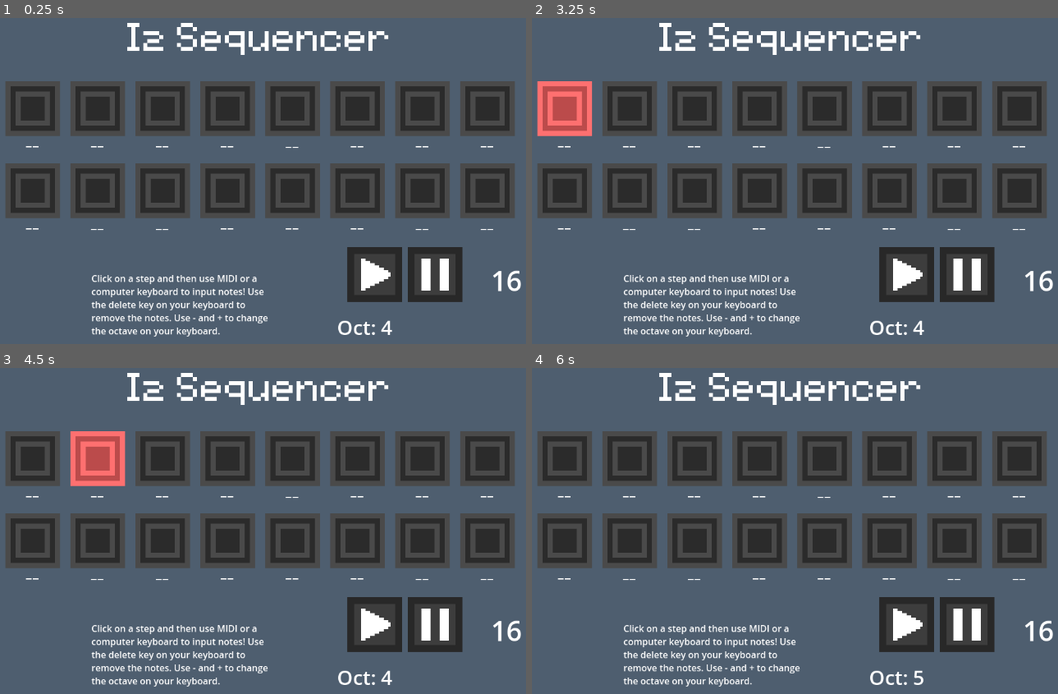
Above: before the commit, frames 1-4 (two rows, left to right).
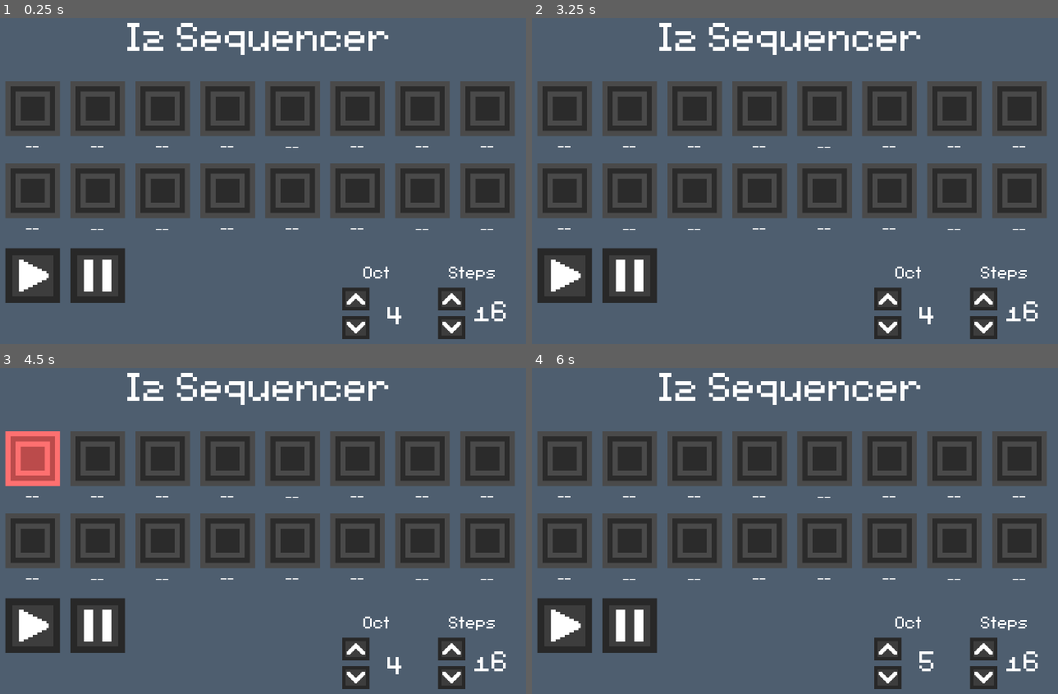
Above: after the commit, the same moments.

Repository: kibbthefox/I2-Sequencer
Game: Godot game, scene res://node_2d.tscn
The game is run twice, just before and just after one commit, with the same random seed, the same clock (stepped at 60 frames per second) and the same inputs.
Inputs (mouse positions are in pixels of both pictures, inside the frame that each line leads up to; where the layout moved, square brackets give the same spot in the first picture):
- Up to frame 1 (0.25 s): no input
- Up to frame 2 (3.25 s): click (984, 327) at 0.52 s; click (984, 298) at 1.27 s; click (889, 327) at 2.02 s; click (889, 298) at 2.77 s
- Up to frame 3 (4.5 s): click (31, 625) [373, 625] at 3.5 s; click (31, 625) [373, 625] at 4.25 s
- Up to frame 4 (6 s): click (631, 625) [968, 625] at 5 s; tap A at 5.75 s; move the mouse to (1042, 632) at 5.77 s; hold Right from 5.78 s (still down); tap = (+) at 5.85 s; click (1042, 632) at 5.92 s

The runs differ from the first frame. In frame 1, 9.8% of the frame differs, in the area x 0-100%, y 70-99%; in frame 2, 12%; in frame 3, 13%, in the area x 0-100%, y 19-99%; in frame 4, 9.8%.

Commit message:
Step + Octave UI update
Made increasing/descreasing the octave and step count easier and more visual.

Diff:
--- a/Project/Stepammount.gd
+++ b/Project/Stepammount.gd
@@ -1,29 +1,15 @@
 extends RichTextLabel
 
-var mouseorigin
-var mousepos
-var distancesqr:float
-var clickhelper = 1
-var currentnumb = 16
 
 func _process(_delta: float) -> void:
-	if Input.is_action_just_pressed("leftclick") == true:
-		mouseorigin = get_global_mouse_position()
-	distancesqr = get_global_mouse_position().distance_squared_to($".".global_position)
-	if distancesqr < 4000 * clickhelper and Input.is_action_pressed("leftclick") == true:
-		clicked()
-	if Input.is_action_just_released("leftclick") == true:
-		clickhelper = 1
-		currentnumb = int($".".text)
-		GlobalVariable.stepamount = int($".".text)
+	GlobalVariable.stepamount = int($".".text)
 
-func clicked():
-	mousepos = get_global_mouse_position()
-	clickhelper = 100000000
-	if (currentnumb + int((mouseorigin[1] - mousepos[1]) /20)) < 17 and \
-	(currentnumb + int((mouseorigin[1] - mousepos[1]) /20)) > 3:
-		$".".text = str(currentnumb + int((mouseorigin[1] - mousepos[1]) /20))
-	elif (currentnumb + int((mouseorigin[1] - mousepos[1]) /20)) > 10:
-		$".".text = "16"
-	else:
-		$".".text = "4"
+
+func _on_stepsdown_pressed() -> void:
+	if int($".".text) > 4:
+		$".".text = str(int($".".text) - 1)
+
+
+func _on_stepsup_pressed() -> void:
+	if int($".".text) < 16:
+		$".".text = str(int($".".text) + 1)
--- a/Project/node_2d.tscn
+++ b/Project/node_2d.tscn
@@ -7,14 +7,18 @@
 [ext_resource type="Script" uid="uid://dreco3m5753s3" path="res://oct_display.gd" id="4_4d7sh"]
 [ext_resource type="Script" uid="uid://csuxnrqglnmef" path="res://Stepammount.gd" id="5_nr8wp"]
 [ext_resource type="Texture2D" uid="uid://cfvxh4emh1nk0" path="res://Assets/playpause/playing.png" id="6_0h7mo"]
+[ext_resource type="Texture2D" uid="uid://bxr8xddv2w7pu" path="res://Assets/Down.png" id="6_flf07"]
 [ext_resource type="Texture2D" uid="uid://c2sledpqh0e7h" path="res://Buttons/button_0.png" id="6_ir8iy"]
 [ext_resource type="Texture2D" uid="uid://sy3dnvvybtlm" path="res://Buttons/button_1.png" id="7_hqns4"]
+[ext_resource type="Texture2D" uid="uid://b5gmav7yv7umc" path="res://Assets/Up.png" id="7_k73cj"]
 [ext_resource type="Texture2D" uid="uid://c1fgkd3oo7awt" path="res://Assets/playpause/paused.png" id="7_nr8wp"]
 [ext_resource type="Texture2D" uid="uid://b3qwwgx6xl34b" path="res://Buttons/button_2.png" id="8_x0ka3"]
 [ext_resource type="Texture2D" uid="uid://b7igagf73l6xs" path="res://Buttons/button_3.png" id="9_0h7mo"]
 [ext_resource type="Script" uid="uid://j31qtwiuce5d" path="res://notedisplays.gd" id="11_hqns4"]
 [ext_resource type="Script" uid="uid://dbl4t8cjpso0d" path="res://1.gd" id="12_x0ka3"]
 [ext_resource type="Texture2D" uid="uid://bgfthod3mrku1" path="res://Buttons/button_4.png" id="13_d2bti"]
+
+[sub_resource type="StyleBoxFlat" id="StyleBoxFlat_rjqkl"]
 
 [sub_resource type="StyleBoxFlat" id="StyleBoxFlat_0h7mo"]
 
@@ -113,28 +117,133 @@
 
 [node name="DualAudio" type="AudioStreamPlayer" parent="."]
 
-[node name="RichTextLabel" type="RichTextLabel" parent="."]
+[node name="Steps" type="RichTextLabel" parent="."]
 anchors_preset = 8
 anchor_left = 0.5
 anchor_top = 0.5
 anchor_right = 0.5
 anchor_bottom = 0.5
-offset_left = 981.0
-offset_top = 460.0
-offset_right = 1053.0
-offset_bottom = 527.0
+offset_left = 897.0
+offset_top = 449.0
+offset_right = 1001.0
+offset_bottom = 501.0
 grow_horizontal = 2
 grow_vertical = 2
-pivot_offset = Vector2(30, 30)
+pivot_offset = Vector2(52, 30)
+theme_override_fonts/normal_font = ExtResource("3_ir8iy")
 theme_override_font_sizes/normal_font_size = 48
+text = "Steps
+"
+horizontal_alignment = 1
+vertical_alignment = 1
+
+[node name="stepsdisplay" type="RichTextLabel" parent="."]
+anchors_preset = 8
+anchor_left = 0.5
+anchor_top = 0.5
+anchor_right = 0.5
+anchor_bottom = 0.5
+offset_left = 939.0
+offset_top = 496.0
+offset_right = 1025.0
+offset_bottom = 585.0
+grow_horizontal = 2
+grow_vertical = 2
+theme_override_fonts/normal_font = ExtResource("3_ir8iy")
+theme_override_font_sizes/normal_font_size = 80
 text = "16"
+horizontal_alignment = 1
+vertical_alignment = 1
 script = ExtResource("5_nr8wp")
 
+[node name="stepsdown" type="Button" parent="."]
+offset_left = 888.0
+offset_top = 556.0
+offset_right = 936.0
+offset_bottom = 596.0
+focus_mode = 0
+theme_override_styles/normal = SubResource("StyleBoxFlat_rjqkl")
+icon = ExtResource("6_flf07")
+flat = true
+icon_alignment = 1
+
+[node name="stepsup" type="Button" parent="."]
+offset_left = 888.0
+offset_top = 506.0
+offset_right = 936.0
+offset_bottom = 546.0
+focus_mode = 0
+theme_override_styles/normal = SubResource("StyleBoxFlat_rjqkl")
+icon = ExtResource("7_k73cj")
+flat = true
+icon_alignment = 1
+
+[node name="Oct" type="RichTextLabel" parent="."]
+anchors_preset = 8
+anchor_left = 0.5
+anchor_top = 0.5
+anchor_right = 0.5
+anchor_bottom = 0.5
+offset_left = 729.0
+offset_top = 449.0
+offset_right = 833.0
+offset_bottom = 501.0
+grow_horizontal = 2
+grow_vertical = 2
+pivot_offset = Vector2(52, 30)
+theme_override_fonts/normal_font = ExtResource("3_ir8iy")
+theme_override_font_sizes/normal_font_size = 48
+text = "Oct
+"
+horizontal_alignment = 1
+vertical_alignment = 1
+
+[node name="octdisplay" type="RichTextLabel" parent="."]
+anchors_preset = 8
+anchor_left = 0.5
+anchor_top = 0.5
+anchor_right = 0.5
+anchor_bottom = 0.5
+offset_left = 771.0
+offset_top = 496.0
+offset_right = 857.0
+offset_bottom = 585.0
+grow_horizontal = 2
+grow_vertical = 2
+theme_override_fonts/normal_font = ExtResource("3_ir8iy")
+theme_override_font_sizes/normal_font_size = 80
+text = "4"
+horizontal_alignment = 1
+vertical_alignment = 1
+script = ExtResource("4_4d7sh")
+
+[node name="octdown" type="Button" parent="."]
+offset_left = 720.0
+offset_top = 556.0
+offset_right = 768.0
+offset_bottom = 596.0
+focus_mode = 0
+theme_override_styles/normal = SubResource("StyleBoxFlat_rjqkl")
+icon = ExtResource("6_flf07")
+flat = true
+icon_alignment = 1
+
+[node name="octup" type="Button" parent="."]
+offset_left = 720.0
+offset_top = 506.0
+offset_right = 768.0
+offset_bottom = 546.0
+focus_mode = 0
+theme_override_styles/normal = SubResource("StyleBoxFlat_rjqkl")
+icon = ExtResource("7_k73cj")
+flat = true
+icon_alignment = 1
+
 [node name="Play" type="Button" parent="."]
-offset_left = 729.0
-offset_top = 435.0
-offset_right = 825.0
-offset_bottom = 531.0
+offset_left = 129.0
+offset_top = 437.0
+offset_right = 225.0
+offset_bottom = 533.0
 focus_mode = 0
 theme_override_styles/normal = SubResource("StyleBoxFlat_0h7mo")
 icon = ExtResource("6_0h7mo")
@@ -143,10 +252,10 @@
 icon_alignment = 1
 
 [node name="Stop" type="Button" parent="."]
-offset_left = 835.0
-offset_top = 435.0
-offset_right = 931.0
-offset_bottom = 531.0
+offset_left = 243.0
+offset_top = 437.0
+offset_right = 339.0
+offset_bottom = 533.0
 focus_mode = 0
 theme_override_styles/normal = SubResource("StyleBoxFlat_nr8wp")
 icon = ExtResource("7_nr8wp")
@@ -154,22 +263,6 @@
 clip_text = true
 icon_alignment = 1
 
-[node name="desc" type="RichTextLabel" parent="."]
-offset_left = 280.0
-offset_top = 478.0
-offset_right = 608.0
-offset_bottom = 612.0
-text = "Click on a step and then use MIDI or a computer keyboard to input notes! Use the delete key on your keyboard to remove the notes. Use - and + to change the octave on your keyboard."
-
-[node name="OctDisplay" type="RichTextLabel" parent="."]
-offset_left = 711.0
-offset_top = 551.0
-offset_right = 1050.0
-offset_bottom = 626.0
-theme_override_font_sizes/normal_font_size = 35
-text = "Keyboard Oct: #"
-script = ExtResource("4_4d7sh")
-
 [node name="Sequence Buttons" type="Node2D" parent="."]
 position = Vector2(576, 257)
 
@@ -519,6 +612,10 @@
 script = ExtResource("11_hqns4")
 metadata/_edit_use_anchors_ = true
 
+[connection signal="pressed" from="stepsdown" to="stepsdisplay" method="_on_stepsdown_pressed"]
+[connection signal="pressed" from="stepsup" to="stepsdisplay" method="_on_stepsup_pressed"]
+[connection signal="pressed" from="octdown" to="octdisplay" method="_on_octdown_pressed"]
+[connection signal="pressed" from="octup" to="octdisplay" method="_on_octup_pressed"]
 [connection signal="pressed" from="Play" to="." method="_on_play_pressed"]
 [connection signal="pressed" from="Stop" to="." method="_on_stop_pressed"]
 [connection signal="input_event" from="Sequence Buttons/1/1" to="Sequence Buttons/1/1" method="_on_input_event"]
--- a/Project/oct_display.gd
+++ b/Project/oct_display.gd
@@ -1,4 +1,14 @@
 extends RichTextLabel
 
 func _process(_delta: float) -> void:
-	$".".text = "Oct: " + str(GlobalVariable.keyboardoctave)
+	$".".text = str(GlobalVariable.keyboardoctave)
+
+
+func _on_octdown_pressed() -> void:
+	if GlobalVariable.keyboardoctave > 2:
+		GlobalVariable.keyboardoctave -= 1
+
+
+func _on_octup_pressed() -> void:
+	if GlobalVariable.keyboardoctave < 7:
+		GlobalVariable.keyboardoctave += 1
Not shown: 1 places in Project/node_2d.tscn that only renumber resources
Not shown, changed: README.md
